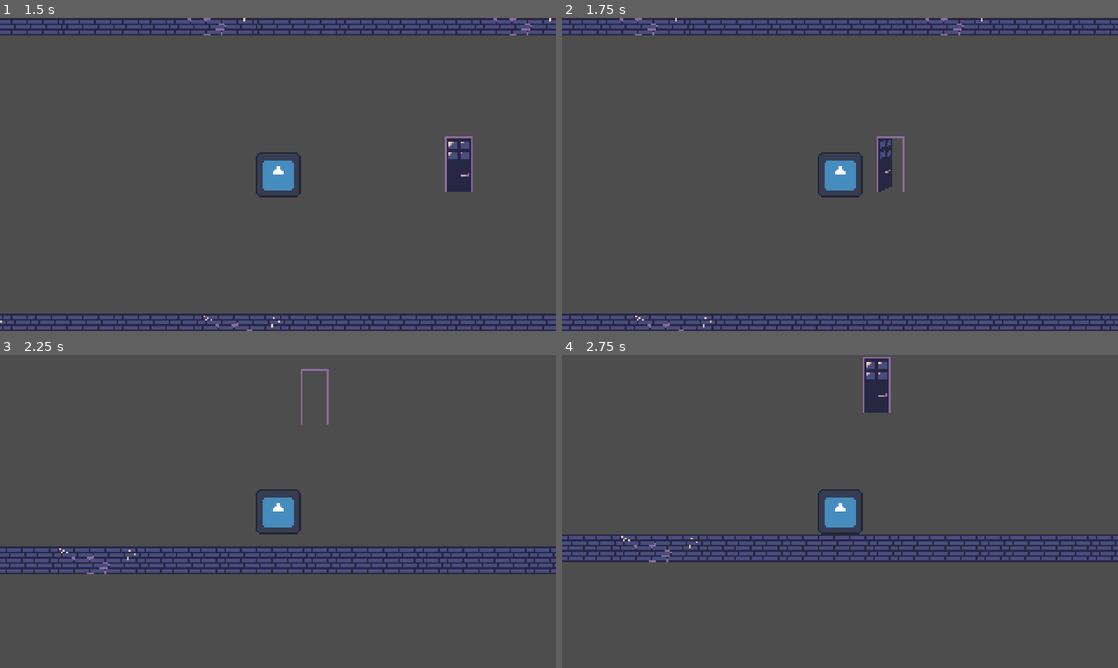
Above: before the commit, frames 1-4 (two rows, left to right).
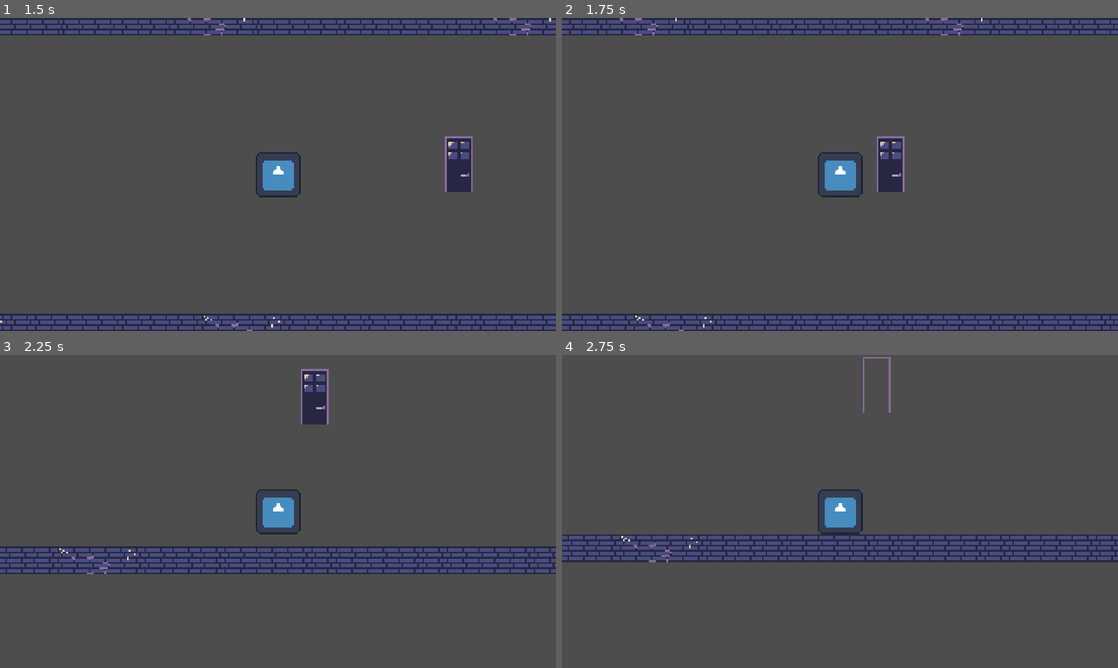
Above: after the commit, the same moments.

Repository: Salach-Malejkum/pirate-software
Game: Godot game, scene res://Scenes/main_menu.tscn
The game is run twice, just before and just after one commit, with the same random seed, the same clock (stepped at 60 frames per second) and the same inputs. The engine's default icon, where the game draws it, is replaced by a stand-in: a white triangle on a blue panel in a dark square.
Inputs:
- Up to frame 1 (1.5 s): click "START" at 0.5 s; tap Enter at 1.25 s; hold D (move_right) from 1.28 s (still down); tap E (open_door) at 1.35 s
- Up to frame 2 (1.75 s): keep holding D (move_right)
- Up to frame 3 (2.25 s): release D (move_right) at 2.03 s; hold S (move_down) from 2.03 s (still down); tap E (open_door) at 2.1 s
- Up to frame 4 (2.75 s): keep holding S (move_down)

Frame 1 is identical in both runs. In frame 2, 0.4% of the frame differs, in the area x 57-62%, y 38-56%; in frame 3, 0.7%; in frame 4, 0.8%, in the area x 54-59%, y 1-19%.

Commit message:
Fix door management - animation has to end before changing the state of the door

Diff:
--- a/Scenes/player.tscn
+++ b/Scenes/player.tscn
@@ -31,7 +31,7 @@
 [sub_resource type="ShaderMaterial" id="ShaderMaterial_poem7"]
 shader = SubResource("Shader_wvdbu")
 
-[node name="Player" type="CharacterBody2D"]
+[node name="Player" type="CharacterBody2D" groups=["Player"]]
 script = ExtResource("1_ip5or")
 
 [node name="Sprite2D" type="Sprite2D" parent="."]
--- a/Scripts/doors.gd
+++ b/Scripts/doors.gd
@@ -13,21 +13,22 @@
 
 func manage_door():
 	if is_closed:
-		is_closed = false
 		animated_sprite.play("open")
 		await animated_sprite.animation_finished
+		is_closed = false
 		door_collision.disabled = true
 	else:
-		is_closed = true
 		animated_sprite.play("close")
 		door_collision.disabled = false
 		await animated_sprite.animation_finished
-
+		is_closed = true
 
 
 func _on_area_to_open_body_entered(body):
-	player_in_range = true
+	if body.is_in_group("Player"):
+		player_in_range = true
 
 
 func _on_area_to_open_body_exited(body):
-	player_in_range = false
+	if body.is_in_group("Player"):
+		player_in_range = false
